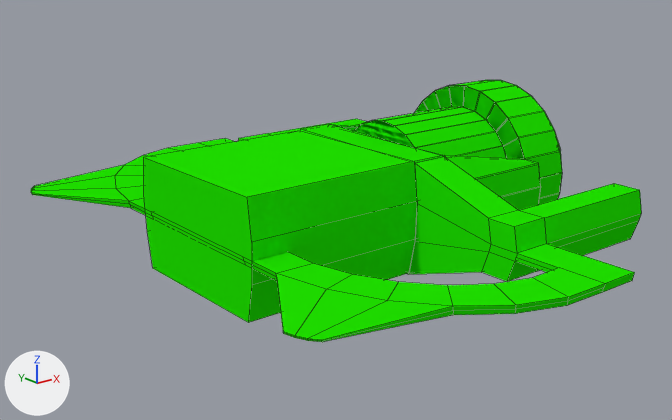
The Blender file Blends/EnemyV1.5.blend, before and after one commit.
The view is the same before and after, from a camera (50 mm lens) standing at (-9.75, -7.46, 2.85) and looking at (-3.57, 0.27, -0.24). Every picture has the same lights, and +X, +Y and +Z are marked at lower left. Mesh edges are drawn as thin lines.
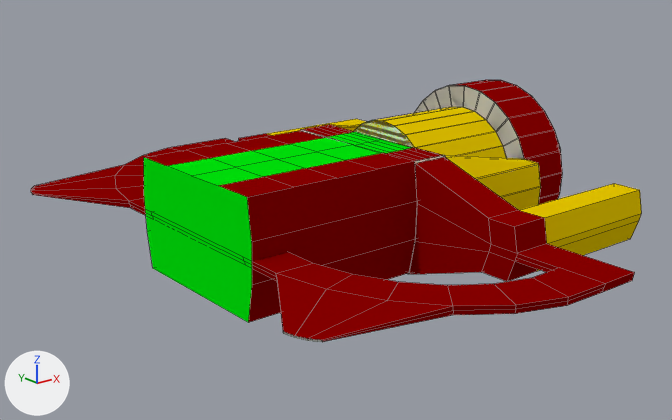
The change in detail:
Material 'Material' (mat_material) changes colour from green #21e700 to white #e7e7e0; in linear values from (0.0149, 0.8, 0.0) to (0.797, 0.8, 0.747).
Material 'Extra' (mat_extra) is new.
Its base color is (0.0, 0.8, 0.00351) (green #00e70c).
Material 'Front' (mat_front) is new.
Its base color is (0.8, 0.574, 0.0) (yellow #e7c700).
Material 'Back' (mat_back) is new.
Its base color is (0.26, 0.0, 0.0) (red #8b0000).
me_cone is used by ob_cone; location (0.0, 0.0, 0.0); rotation (0.0, 1.571, 0.0), in degrees (0, 90, 0); scale (1.0, 1.0, 1.25).
me_cone had 443 vertices, 419 faces and spanned x -1.0..0.99, y -3.25..3.25, z -4.94..-0.02.
me_cone now has 485 vertices, 448 faces and spans x -1.0..0.99, y -3.25..3.25, z -4.94..-0.02.
Part 1, on me_cone:
9 faces are deleted.
24 vertices are added at x -0.55..-0.53, y -0.95..0.95, z -4.42..-2.5.
18 new vertices lie (0.0, 0.48, 0.0) away from vertices in x -0.55..-0.54, y -0.95..0.47, z -4.42..-2.5.
20 new faces join them, mat_back (red #8b0000).
1 new face joins them, mat_material (white #e7e7e0).
17 new faces join them, mat_extra (green #00e70b).
me_cone part 2: 217 faces spanning x -1.0..0.99, y -3.25..3.25, z -4.94..-0.02 switch from mat_material (green #21e700) to mat_back (red #8b0000).
me_cone part 3: 74 faces spanning x -0.75..0.74, y -2.31..2.31, z -2.5..-1.3 switch from mat_material (green #21e700) to mat_front (yellow #e7c700).
me_cone now uses material mat_extra (green #00e70c).

What differs and where, as boxes (x1, y1, x2, y2) in the pictures (672 x 420 px):
'Cone', recoloured, reshaped (green to red)
    both: (31, 80, 642, 342)
part 1 of me_cone, built on
    both: (144, 125, 518, 322)
part 2 of me_cone, recoloured (green to red)
    both: (31, 80, 635, 342)
part 3 of me_cone, recoloured (green to yellow)
    both: (267, 107, 642, 271)
